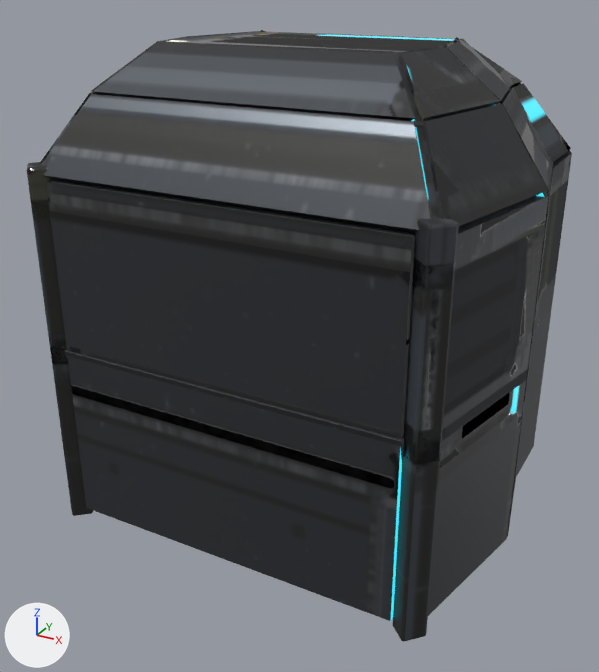
Two versions of the glTF model assets/models/cockpit_canopy/cockpit_canopy.gltf, one commit apart.
Before and after are seen from a 50 mm lens placed at (1.7, -3.24, 2.34), pointed at (0.0, -0.15, 0.79). Every picture has the same lights, and +X, +Y and +Z are marked at lower left. The older version comes first. Where no turn or scale is listed for an object, it has been applied to the vertices. Vertices at exactly the same position are counted once.

Objects in the first picture: 'CONSOLE_front_front', 'INNER_canopy_1_cabin', 'pod_cabin'.
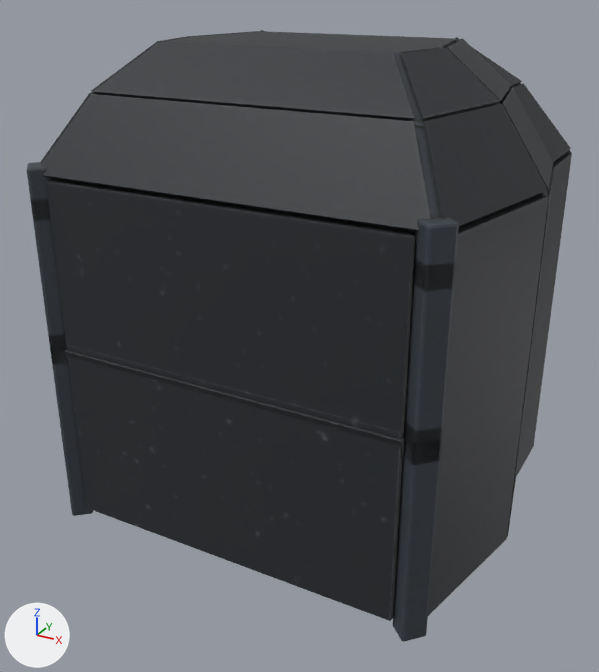
Location of each change, (x1, y1, x2, y2) in pixels of the pictures (599 x 672 px):
part 1 of me_inner_canopy_1_cabin, surface changed: (27, 30, 571, 465) in both
part 2 of me_pod_cabin, surface changed: (52, 347, 529, 641) in both

Patch to the scene script:
```diff
--- a/assets/models/cockpit_canopy/cockpit_canopy.gltf.py
+++ b/assets/models/cockpit_canopy/cockpit_canopy.gltf.py
@@ me_inner_canopy_1_cabin @@
 # used by ob_inner_canopy_1_cabin; location = (0.0, 0.83, 0.8)
-me_inner_canopy_1_cabin.from_pydata(...)  # 3978 vertices, 7922 faces; spans x -1.04..1.04, y -1.7..-0.04, z -0.68..1.29
+me_inner_canopy_1_cabin.from_pydata(...)  # 4146 vertices, 8246 faces; spans x -1.04..1.04, y -1.7..-0.04, z -0.68..1.29
+# me_inner_canopy_1_cabin part 1: 7872 kept faces spanning x -1.04..1.04, y -1.7..-0.04, z -0.68..1.29 get new texture (UV) coordinates
+# edits to the shape of me_inner_canopy_1_cabin do not show in these pictures
 me_inner_canopy_1_cabin.materials.append(mat_cockpit_cabin)
@@ me_pod_cabin @@
 me_pod_cabin.from_pydata(...)  # 3804 vertices, 7348 faces; spans x -1.04..1.04, y -0.87..0.79, z -0.06..1.39
 # used by ob_pod_cabin; location = (0.0, 0.0, 0.0)
+# me_pod_cabin part 2: texture (UV) coordinates of 7336 of 7348 faces, centred in x -1.03..1.03, y -0.87..0.79, z -0.06..1.39, changed; they spanned u 0.0..0.99, v 0.0..1.0 and now span u 0.0..1.0, v 0.0..1.0
 me_pod_cabin.materials.append(mat_cockpit_cabin)
```
